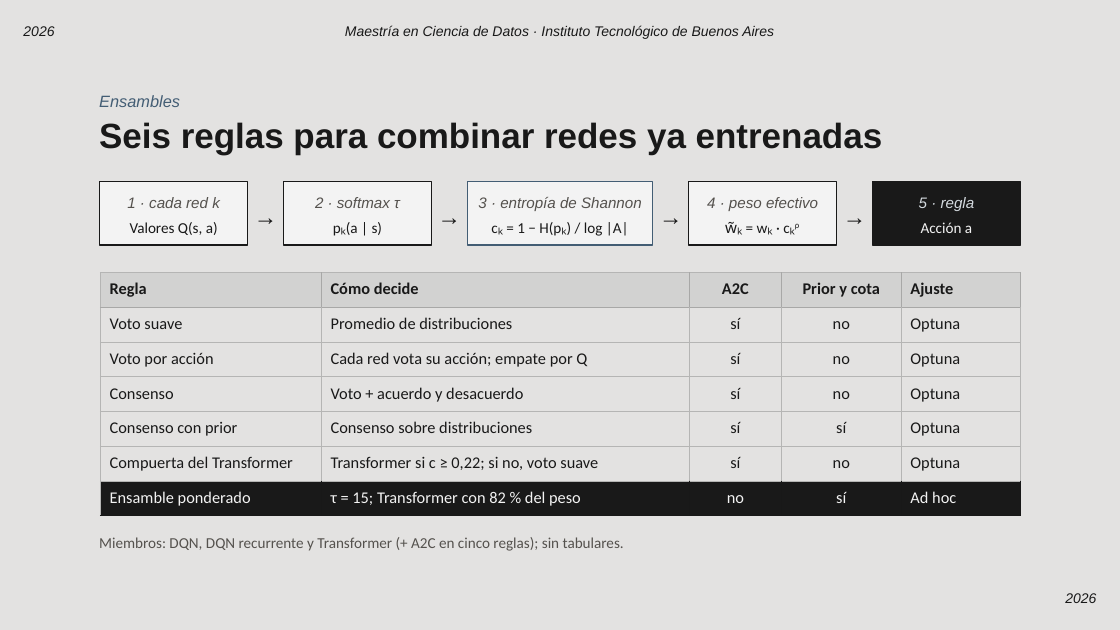
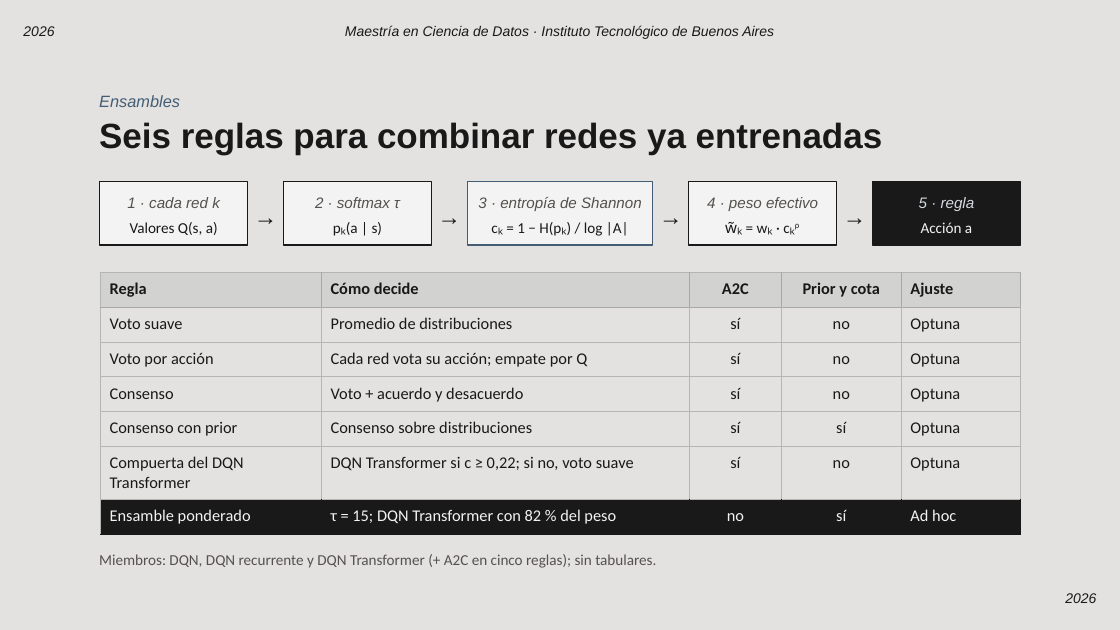
Before and after one commit to Maximiliano0/mPES, a slide deck: slide 9 of writings/out/mPES — Defensa de tesis.pptx. Drawn at 1120x630 pixels with LibreOffice and Linux fonts; fonts in the diff are those of the drawing; background and template pictures are left out. Boxes give left, top, right and bottom in pixels: in the first picture for what was removed or moved away, otherwise in the second. Text is boxed around its words. In the diff, an @@ line names an element or a change of style, - is before the commit and + after.

```diff
--- a/writings/out/mPES — Defensa de tesis.pptx
+++ b/writings/out/mPES — Defensa de tesis.pptx
@@ table at (100,272,1020,528) @@
-row 6, column 1: Compuerta del Transformer
+row 6, column 1: Compuerta del DQN Transformer
-row 6, column 2: Transformer si c ≥ 0,22; si no, voto suave
+row 6, column 2: DQN Transformer si c ≥ 0,22; si no, voto suave
-row 7, column 2: τ = 15; Transformer con 82 % del peso
+row 7, column 2: τ = 15; DQN Transformer con 82 % del peso
@@ text at (99,554,656,568): text changed @@
-Miembros: DQN, DQN recurrente y Transformer (+ A2C en cinco reglas); sin tabulares.
+Miembros: DQN, DQN recurrente y DQN Transformer (+ A2C en cinco reglas); sin tabulares.
```
Also in this commit, not shown: 14 other slides changed.
